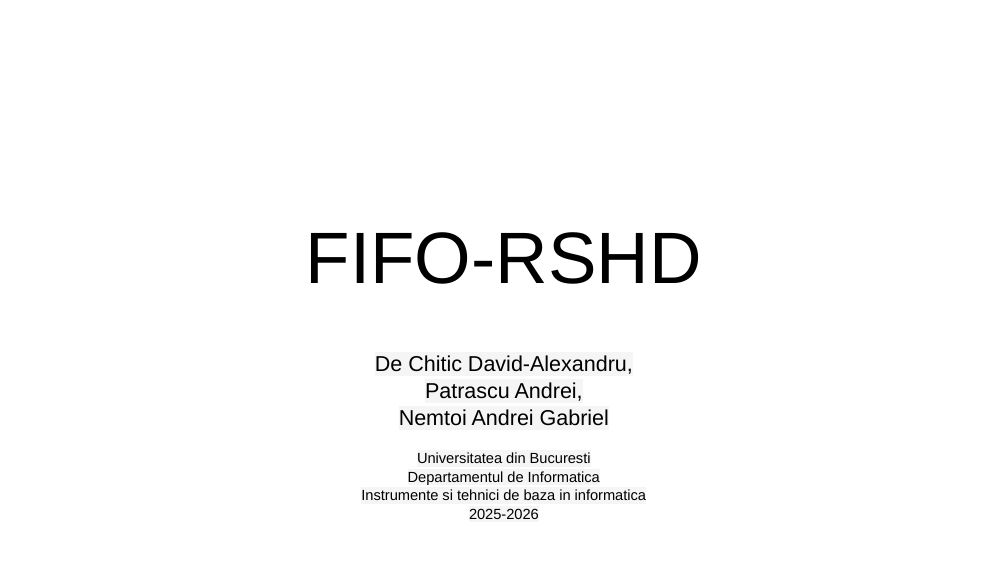
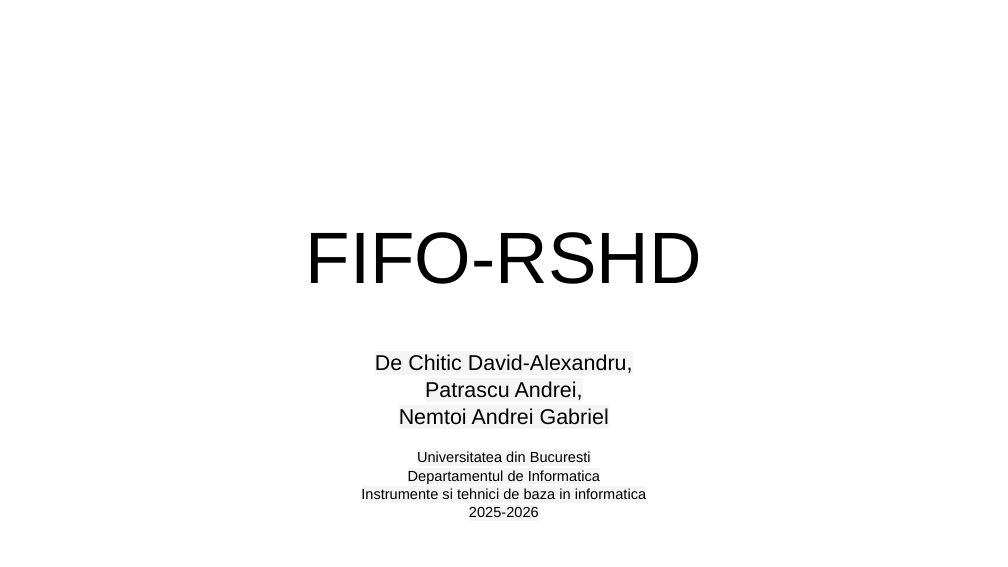
Before and after one commit to chitic05/FIFO-RSHD, a slide deck: slide 1 of FIFO-RSHD.pptx. Drawn at 1008x567 pixels with LibreOffice and Linux fonts; fonts in the diff are those of the drawing. Boxes give left, top, right and bottom in pixels: in the first picture for what was removed or moved away, otherwise in the second. Text is boxed around its words. In the diff, an @@ line names an element or a change of style, - is before the commit and + after.

```diff
--- a/FIFO-RSHD.pptx
+++ b/FIFO-RSHD.pptx
@@ subtitle "De Chitic David-Alexandru," at (361,354,646,517): size 15.4 to 15.3 pt in "De Chitic David-Alexandru,", "Patrascu Andrei,", "Nemtoi Andrei Gabriel"; size 10.5 to 10.4 pt in "Universitatea din Bucuresti", "Departamentul de Informatica", "Instrumente si tehnici de baza in informatica", "2025-2026" @@
```
Also in this commit, not shown: 4 other slides changed.
